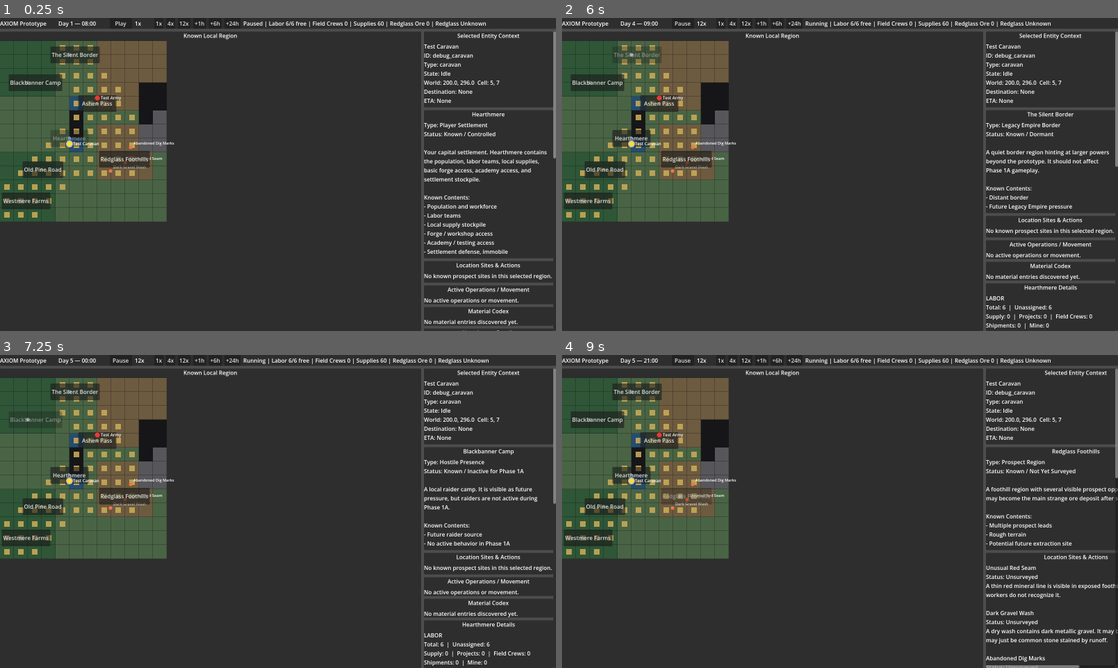
Above: before the commit, frames 1-4 (two rows, left to right).
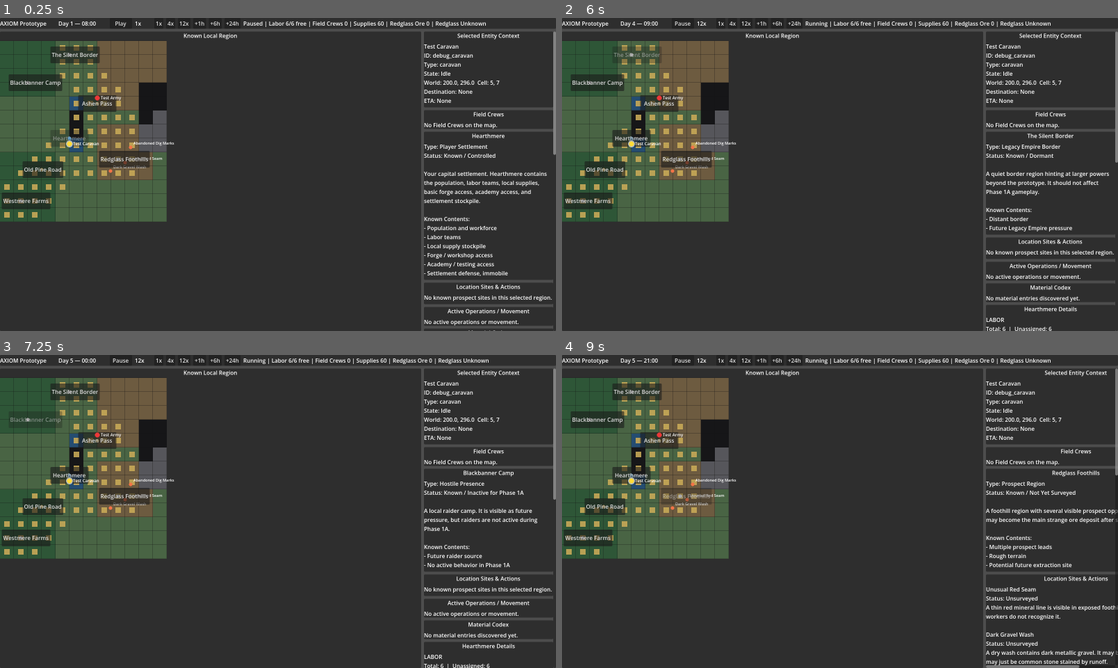
Above: after the commit, the same moments.

Repository: r3xj/axiom-prototype
Game: Godot game, scene res://scenes/Main.tscn
The game is run twice, just before and just after one commit, with the same random seed, the same clock (stepped at 60 frames per second) and the same inputs.
Inputs:
- Up to frame 1 (0.25 s): no input
- Up to frame 2 (6 s): click "Play" at 0.5 s; click "1x" at 1.25 s; click "4x" at 2 s; click "12x" at 2.75 s; click "+1h" at 3.5 s; click "+6h" at 4.25 s; click "+24h" at 5 s; click "The Silent Border" at 5.75 s
- Up to frame 3 (7.25 s): click "Blackbanner Camp" at 6.5 s
- Up to frame 4 (9 s): click "Ashen Pass" at 7.25 s; click "Hearthmere" at 8 s; click "Redglass Foothills" at 8.75 s

The runs differ from the first frame. In frame 1, 4.5% of the frame differs, in the area x 76-100%, y 30-100%; in frame 2, 4.4%; in frame 3, 4.3%; in frame 4, 4.6%.

Commit message:
Add field crew management panel

Diff:
--- a/scripts/Main.gd
+++ b/scripts/Main.gd
@@ -24,6 +24,7 @@
 var codex_body: Label
 var selected_entity_body: Label
 var selected_entity_actions_box: VBoxContainer
+var field_crew_list_box: VBoxContainer
 var map_debug_body: Label
 
 var region_buttons: Dictionary = {}
@@ -70,6 +71,8 @@
 		_refresh_selected_entity_panel()
 	if selected_entity_actions_box:
 		_refresh_selected_entity_actions()
+	if field_crew_list_box:
+		_refresh_field_crews_panel()
 	if map_debug_body:
 		_refresh_map_debug_panel()
 
@@ -223,6 +226,7 @@
 	side_scroll.add_child(side_panel)
 
 	_build_selected_entity_panel(side_panel)
+	_build_field_crews_panel(side_panel)
 	_build_region_info_panel(side_panel)
 	_build_prospects_panel(side_panel)
 	_build_projects_panel(side_panel)
@@ -367,6 +371,27 @@
 	selected_entity_actions_box.name = "SelectedEntityActions"
 	selected_entity_actions_box.add_theme_constant_override("separation", 6)
 	selected_content.add_child(selected_entity_actions_box)
+
+
+func _build_field_crews_panel(parent: Control) -> void:
+	var crew_panel := PanelContainer.new()
+	crew_panel.name = "FieldCrewsPanel"
+	parent.add_child(crew_panel)
+
+	var crew_content := VBoxContainer.new()
+	crew_content.name = "FieldCrewsContent"
+	crew_content.add_theme_constant_override("separation", 8)
+	crew_panel.add_child(crew_content)
+
+	var crew_title := Label.new()
+	crew_title.text = "Field Crews"
+	crew_title.horizontal_alignment = HORIZONTAL_ALIGNMENT_CENTER
+	crew_content.add_child(crew_title)
+
+	field_crew_list_box = VBoxContainer.new()
+	field_crew_list_box.name = "FieldCrewList"
+	field_crew_list_box.add_theme_constant_override("separation", 6)
+	crew_content.add_child(field_crew_list_box)
 
 
 func _build_shipments_panel(parent: Control) -> void:
@@ -477,6 +502,7 @@
 	_refresh_event_log_panel()
 	_refresh_codex_panel()
 	_refresh_selected_entity_panel()
+	_refresh_field_crews_panel()
 	_refresh_map_debug_panel()
 	_refresh_playback_controls()
 
@@ -763,6 +789,39 @@
 	projects_body.text = text.strip_edges()
 
 
+func _refresh_field_crews_panel() -> void:
+	if not field_crew_list_box:
+		return
+
+	_clear_container_children(field_crew_list_box)
+	var crew_ids: Array[String] = _get_field_crew_entity_ids()
+	if crew_ids.is_empty():
+		var empty_label := Label.new()
+		empty_label.text = "No Field Crews on the map."
+		empty_label.autowrap_mode = TextServer.AUTOWRAP_WORD_SMART
+		field_crew_list_box.add_child(empty_label)
+		return
+
+	for entity_id in crew_ids:
+		var row := HBoxContainer.new()
+		row.name = "FieldCrewRow_%s" % entity_id
+		row.add_theme_constant_override("separation", 6)
+		field_crew_list_box.add_child(row)
+
+		var select_button := Button.new()
+		select_button.text = "Select"
+		select_button.custom_minimum_size = Vector2(64, 0)
+		select_button.disabled = entity_id == StrategicMap.selected_entity_id
+		select_button.pressed.connect(_select_field_crew_from_list.bind(entity_id))
+		row.add_child(select_button)
+
+		var summary := Label.new()
+		summary.text = _format_field_crew_list_summary(entity_id)
+		summary.autowrap_mode = TextServer.AUTOWRAP_WORD_SMART
+		summary.size_flags_horizontal = Control.SIZE_EXPAND_FILL
+		row.add_child(summary)
+
+
 func _refresh_shipments_panel() -> void:
 	if not shipments_body:
 		return
@@ -827,6 +886,66 @@
 		var entity_id: String = str(project.get("entity_id", ""))
 		return StrategicMap.estimate_remaining_path_hours(entity_id)
 	return int(project.get("remaining_hours", 0))
+
+
+func _get_field_crew_entity_ids() -> Array[String]:
+	var crew_ids: Array[String] = []
+	for entity_key in StrategicMap.entities.keys():
+		var entity_id: String = str(entity_key)
+		var entity: Dictionary = StrategicMap.entities[entity_id]
+		if str(entity.get("profile_id", "")) == "field_crew":
+			crew_ids.append(entity_id)
+	crew_ids.sort()
+	return crew_ids
+
+
+func _format_field_crew_list_summary(entity_id: String) -> String:
+	if not StrategicMap.entities.has(entity_id):
+		return "Unknown Field Crew"
+
+	var entity: Dictionary = StrategicMap.entities[entity_id]
+	var metadata: Dictionary = entity.get("metadata", {}) as Dictionary
+	var path_points: Array = entity.get("path_points", []) as Array
+	var is_moving: bool = not path_points.is_empty()
+	var display_name: String = str(entity.get("display_name", entity_id))
+	var state_text: String = _get_selected_entity_state_text(entity, metadata, is_moving)
+	var line: String = "%s: %s" % [display_name, state_text]
+
+	var project: Dictionary = _find_project_for_entity(entity_id)
+	if not project.is_empty():
+		line += " | Task: %s" % str(project.get("title", "Active project"))
+
+	var site_text: String = _get_field_crew_site_text(entity, metadata)
+	if not site_text.is_empty():
+		line += " | Site: %s" % site_text
+
+	var destination_text: String = _get_selected_entity_destination_text(entity, metadata, is_moving)
+	if is_moving:
+		line += " | Destination: %s | ETA %s" % [
+			destination_text,
+			_get_selected_entity_eta_text(entity_id, is_moving),
+		]
+
+	var last_completed_task: String = str(metadata.get("last_completed_task", ""))
+	if project.is_empty() and not last_completed_task.is_empty():
+		line += " | Last: %s" % last_completed_task.replace("_", " ").capitalize()
+
+	return line
+
+
+func _get_field_crew_site_text(entity: Dictionary, metadata: Dictionary) -> String:
+	var site_name: String = str(metadata.get("site_name", ""))
+	if not site_name.is_empty():
+		return site_name
+
+	var prospect_id: String = str(metadata.get("prospect_id", ""))
+	if not prospect_id.is_empty() and GameState.prospects.has(prospect_id):
+		return str(GameState.prospects[prospect_id]["name"])
+
+	var world_position: Vector2 = entity["world_position"] as Vector2
+	var cell_info: Dictionary = StrategicMap.get_cell_debug_info(world_position)
+	var nearby_poi_name: String = str(cell_info.get("nearby_poi_name", ""))
+	return nearby_poi_name
 
 
 func _format_shipment_activity(shipment: Dictionary) -> String:
@@ -1163,6 +1282,18 @@
 func _debug_select_map_entity(entity_id: String) -> void:
 	StrategicMap.select_entity(entity_id)
 	_refresh_selected_entity_panel()
+	_refresh_field_crews_panel()
+	_refresh_map_debug_panel()
+	if _map_canvas:
+		_map_canvas.queue_redraw()
+	if _entity_overlay:
+		_entity_overlay.queue_redraw()
+
+
+func _select_field_crew_from_list(entity_id: String) -> void:
+	StrategicMap.select_entity(entity_id)
+	_refresh_selected_entity_panel()
+	_refresh_field_crews_panel()
 	_refresh_map_debug_panel()
 	if _map_canvas:
 		_map_canvas.queue_redraw()
